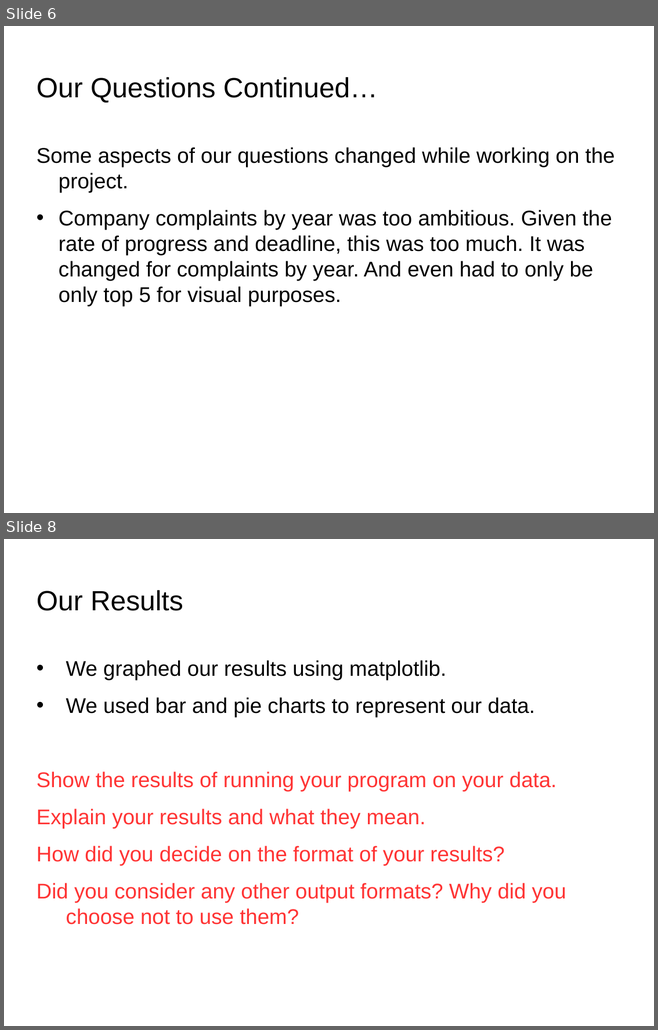
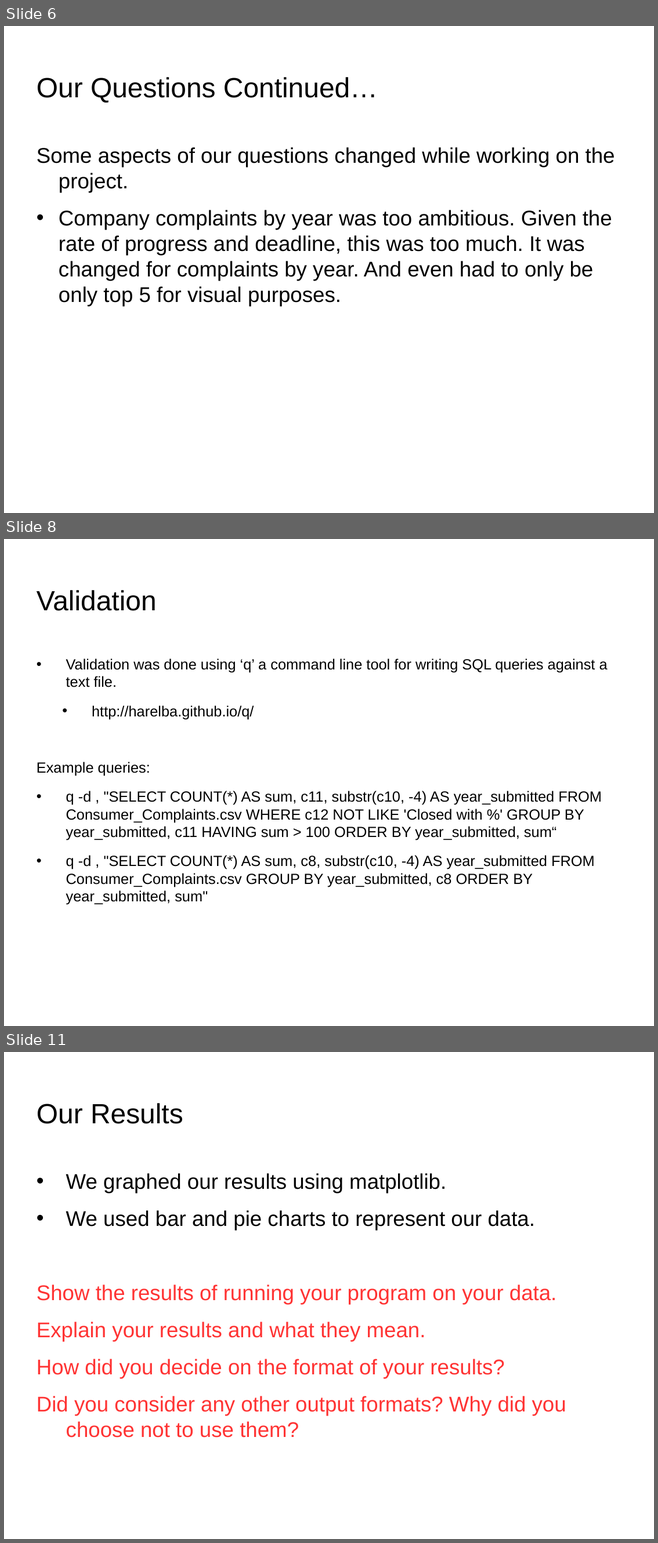
Before and after one commit to tawrahim/PCP_Final_Project, a slide deck: presentation.ppt. Shown one above the other, each under a label of ours: slides 6 and 8 before the commit, slides 6, 8 and 11 after it; the slides between them are not shown. The pictures are 658x1030 and 658x1543 pixels, drawn with LibreOffice and Linux fonts; fonts in the diff are those of the drawing; background and template pictures are left out. Boxes give left, top, right and bottom in pixels: in the first picture for what was removed or moved away, otherwise in the second. Text is boxed around its words. In the diff, an @@ line names an element or a change of style, - is before the commit and + after.

Commit message:
Updated PPT with validation slides.

```diff
--- a/presentation.ppt
+++ b/presentation.ppt
@@ slide 8 added at (x1=4, y1=539, x2=654, y2=1026), background picture (left out) @@
@@ title added at (x1=36, y1=590, x2=157, y2=611), 34 pt, text #000000 @@
+Validation
@@ text added at (x1=36, y1=658, x2=607, y2=905), 18 pt, text #000000 @@
+• Validation was done using ‘q’ a command line tool for writing SQL queries against a text file.
+  • http://harelba.github.io/q/
+Example queries:
+• q -d , "SELECT COUNT(*) AS sum, c11, substr(c10, -4) AS year_submitted FROM Consumer_Complaints.csv WHERE c12 NOT LIKE 'Closed with %' GROUP BY year_submitted, c11 HAVING sum > 100 ORDER BY year_submitted, sum“
+• q -d , "SELECT COUNT(*) AS sum, c8, substr(c10, -4) AS year_submitted FROM Consumer_Complaints.csv GROUP BY year_submitted, c8 ORDER BY year_submitted, sum"
@@ what was slide 8 is now slide 11 @@
```
Also in this commit, not shown: 1 slide changed, 2 other slides added, 3 other files.
